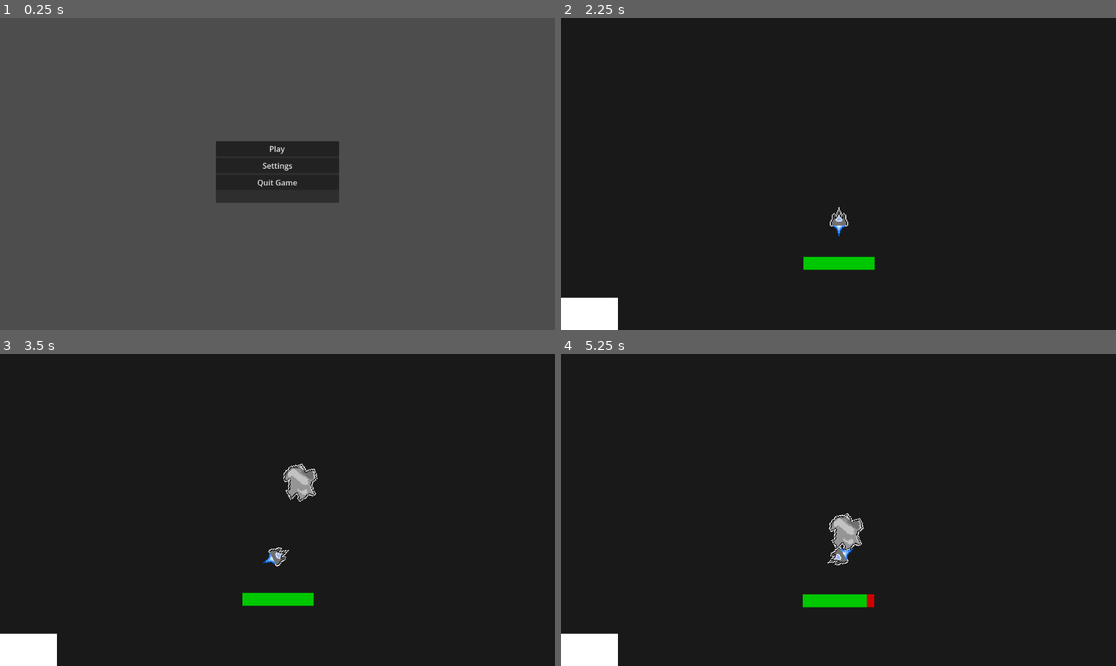
Above: before the commit, frames 1-4 (two rows, left to right).
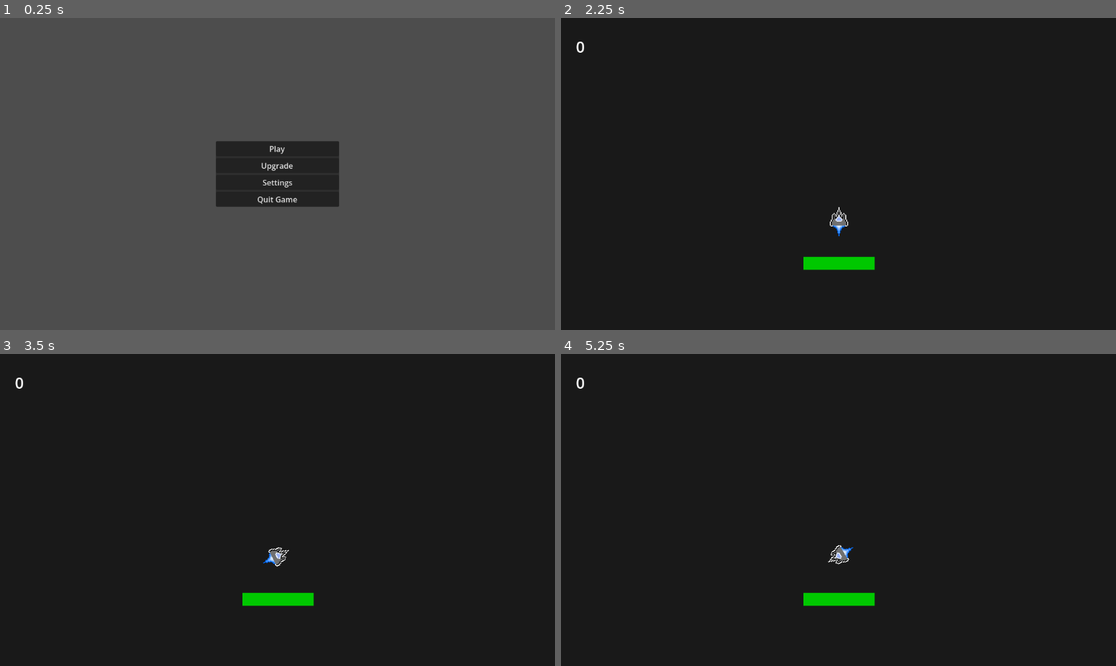
Above: after the commit, the same moments.

Repository: Rng2MAGS/DT--Project-WORTH-MY-ENTIRE-GRADE
Game: Godot game, scene res://scenes/main_menu.tscn
Same seed, same stepped clock (60 frames per second), same inputs: the game is played once before the commit and once after it.
Inputs (mouse positions are in pixels of both pictures, inside the frame that each line leads up to):
- Up to frame 1 (0.25 s): no input
- Up to frame 2 (2.25 s): click (838, 164) at 0.5 s, where only the run after the commit has a clickable "Upgrade"; click (605, 71) at 1.25 s, where only the run before the commit has a clickable "Back to menu"; click "Play" at 2 s
- Up to frame 3 (3.5 s): move the mouse to (399, 494) at 2.77 s
- Up to frame 4 (5.25 s): move the mouse to (727, 525) at 3.52 s; move the mouse to (894, 441) at 4.27 s; move the mouse to (810, 572) at 5.02 s

The runs differ from the first frame. In frame 1, 0.5% of the frame differs, in the area x 38-62%, y 46-61%; in frame 2, 1.1%; in frame 3, 1.6%; in frame 4, 2.0%, in the area x 0-57%, y 7-100%.
Error before the commit: Invalid call. Nonexistent function 'died' in base 'PackedScene'. (res://scripts/background.gd:13)

Commit message:
16
adding scoring

Diff:
--- a/project-worth--my-whole-grade/project.godot
+++ b/project-worth--my-whole-grade/project.godot
@@ -14,6 +14,10 @@
 run/main_scene="uid://dccxr5x6m4gr5"
 config/features=PackedStringArray("4.6", "Forward Plus")
 config/icon="res://icon.svg"
+
+[autoload]
+
+global="*uid://5i6vtjk4l5w2"
 
 [global_group]
 
--- a/project-worth--my-whole-grade/scenes/background.tscn
+++ b/project-worth--my-whole-grade/scenes/background.tscn
@@ -35,7 +35,7 @@
 [node name="StaticBody2D" type="StaticBody2D" parent="." unique_id=1488988286]
 
 [node name="CollisionShape2D" type="CollisionShape2D" parent="StaticBody2D" unique_id=1442427637]
-position = Vector2(-553, 330)
+position = Vector2(-456, 330)
 shape = SubResource("RectangleShape2D_oabld")
 
 [node name="CollisionShape2D3" type="CollisionShape2D" parent="StaticBody2D" unique_id=997709513]
@@ -50,14 +50,6 @@
 position = Vector2(546, 936)
 shape = SubResource("RectangleShape2D_bkp1e")
 
-[node name="ColorRect2" type="ColorRect" parent="." unique_id=1814719394]
-offset_top = 581.0
-offset_right = 118.0
-offset_bottom = 648.0
-
-[node name="CharacterBody2D2" parent="." unique_id=1234631901 instance=ExtResource("2_y0upk")]
-position = Vector2(746, -139)
-
 [node name="CanvasLayer" type="CanvasLayer" parent="." unique_id=1155463290]
 
 [node name="Timer" type="Timer" parent="." unique_id=22291314]
@@ -65,7 +57,7 @@
 autostart = true
 
 [node name="Path2D" type="Path2D" parent="." unique_id=1329140860]
-position = Vector2(-37.81672, -26.877459)
+position = Vector2(43, -21)
 scale = Vector2(1.0382586, 0.8657588)
 curve = SubResource("Curve2D_jougr")
 
@@ -119,4 +111,5 @@
 
 [connection signal="timeout" from="Timer" to="." method="_spawn_asteroid"]
 [connection signal="pressed" from="Control/PanelContainer/VBoxContainer/Button" to="Control" method="_on_button_pressed"]
+[connection signal="pressed" from="Control/PanelContainer/VBoxContainer/Button2" to="Control" method="_quit_to_menu"]
 [connection signal="timeout" from="Control/Timer" to="Control" method="_pause_cooldown"]
--- a/project-worth--my-whole-grade/scenes/main_menu.tscn
+++ b/project-worth--my-whole-grade/scenes/main_menu.tscn
@@ -26,6 +26,10 @@
 text = "Play"
 icon_alignment = 1
 
+[node name="Upgrade" type="Button" parent="PanelContainer/VBoxContainer" unique_id=1375310076]
+layout_mode = 2
+text = "Upgrade"
+
 [node name="Settings" type="Button" parent="PanelContainer/VBoxContainer" unique_id=356437428]
 layout_mode = 2
 text = "Settings"
@@ -37,5 +41,6 @@
 icon_alignment = 1
 
 [connection signal="pressed" from="PanelContainer/VBoxContainer/Start" to="." method="_play"]
+[connection signal="pressed" from="PanelContainer/VBoxContainer/Upgrade" to="." method="_upgrade"]
 [connection signal="pressed" from="PanelContainer/VBoxContainer/Settings" to="." method="_settings"]
 [connection signal="pressed" from="PanelContainer/VBoxContainer/Quit" to="." method="_quit_game"]
--- a/project-worth--my-whole-grade/scenes/ship.tscn
+++ b/project-worth--my-whole-grade/scenes/ship.tscn
@@ -2,16 +2,17 @@
 
 [ext_resource type="Script" uid="uid://bpj2r6u7o2d4d" path="res://scripts/ship.gd" id="1_q631a"]
 [ext_resource type="PackedScene" uid="uid://dtsvyufeqn2qv" path="res://scenes/bullet.tscn" id="2_2gnfn"]
-[ext_resource type="Texture2D" uid="uid://be5m80oqwmwgd" path="res://visuals/basic ship.png" id="3_4tobq"]
+[ext_resource type="Texture2D" uid="uid://be5m80oqwmwgd" path="res://visuals/ship/basic ship.png" id="3_4tobq"]
+[ext_resource type="Texture2D" uid="uid://cay6elrwc7u7f" path="res://visuals/ship/max_upgraded_ship.png" id="3_tfsc7"]
+
+[sub_resource type="RectangleShape2D" id="RectangleShape2D_q631a"]
+size = Vector2(40, 40)
 
 [sub_resource type="StyleBoxFlat" id="StyleBoxFlat_2gnfn"]
 bg_color = Color(0.8163972, 1.5883148e-06, 1.347661e-06, 1)
 
 [sub_resource type="StyleBoxFlat" id="StyleBoxFlat_4tobq"]
 bg_color = Color(0, 0.7826358, 0, 1)
-
-[sub_resource type="RectangleShape2D" id="RectangleShape2D_q631a"]
-size = Vector2(40, 40)
 
 [node name="CharacterBody2D" type="CharacterBody2D" unique_id=1860692798 node_paths=PackedStringArray("pivot", "bullet_spawn", "bullet_timer", "player_health") groups=["Ship"]]
 motion_mode = 1
@@ -22,10 +23,20 @@
 bullet_timer = NodePath("Timer")
 player_health = NodePath("ProgressBar")
 
+[node name="CollisionShape2D" type="CollisionShape2D" parent="." unique_id=1937133221]
+shape = SubResource("RectangleShape2D_q631a")
+
 [node name="Node2D" type="Node2D" parent="." unique_id=975228800]
 
 [node name="Marker2D" type="Marker2D" parent="Node2D" unique_id=543650113]
 position = Vector2(25, 0)
+
+[node name="MaxUpgradedShip" type="Sprite2D" parent="Node2D" unique_id=753339765]
+visible = false
+position = Vector2(-4, 0)
+rotation = 1.5707964
+scale = Vector2(2, 2)
+texture = ExtResource("3_tfsc7")
 
 [node name="BasicShip" type="Sprite2D" parent="Node2D" unique_id=1185972204]
 position = Vector2(-4, 0)
@@ -48,7 +59,4 @@
 value = 10.0
 show_percentage = false
 
-[node name="CollisionShape2D" type="CollisionShape2D" parent="." unique_id=1937133221]
-shape = SubResource("RectangleShape2D_q631a")
-
 [connection signal="timeout" from="Timer" to="." method="_bullet_timer"]
--- a/project-worth--my-whole-grade/scripts/asteroid.gd
+++ b/project-worth--my-whole-grade/scripts/asteroid.gd
@@ -4,7 +4,6 @@
 @export var asteroid: CharacterBody2D
 @export var asteroid_scene: PackedScene
 @export var pivot: Node2D
-@export var score: int = 0
 
 signal integer_changed(new_value: int)
 const dead = 0
@@ -35,7 +34,7 @@
 		queue_free()
 
 func died() -> void:
-	score += kill_value
+	global.score += kill_value
 
 func _player_dmg(ship: CharacterBody2D) -> void:
 	ship.take_damage()
--- a/project-worth--my-whole-grade/scripts/background.gd
+++ b/project-worth--my-whole-grade/scripts/background.gd
@@ -5,14 +5,14 @@
 @export var spawn_point: PathFollow2D
 @export var asteroid_scene: PackedScene
 @export var score_display: Label
-var score:int = 0
 var kill_value:int = 10
 
 
+func _ready() -> void:
+	pass
+
 func _process(_delta: float) -> void:
-	if asteroid_scene.died():
-		score += kill_value
-		score_display.text =  str(score)
+	score_display.text = str(global.score)
 
 
 
--- /dev/null
+++ b/project-worth--my-whole-grade/scripts/global.gd
@@ -0,0 +1,13 @@
+extends Node
+
+var score: int = 0
+var money: int = 0
+
+# Called when the node enters the scene tree for the first time.
+func _ready() -> void:
+	pass # Replace with function body.
+
+
+# Called every frame. 'delta' is the elapsed time since the previous frame.
+func _process(delta: float) -> void:
+	pass
--- a/project-worth--my-whole-grade/scripts/menu_screen.gd
+++ b/project-worth--my-whole-grade/scripts/menu_screen.gd
@@ -3,6 +3,10 @@
 
 func _play() -> void:
 		get_tree().call_deferred("change_scene_to_file", "res://scenes/background.tscn")
+
+
+func _upgrade() -> void:
+	pass # Replace with function body.
 
 
 
--- a/project-worth--my-whole-grade/scripts/pause_menu.gd
+++ b/project-worth--my-whole-grade/scripts/pause_menu.gd
@@ -29,3 +29,8 @@
 
 func _pause_cooldown() -> void:
 	can_pause = true
+
+
+func _quit_to_menu() -> void:
+	Engine.time_scale = 1
+	get_tree().call_deferred("change_scene_to_file", "res://scenes/main_menu.tscn")
--- /dev/null
+++ b/project-worth--my-whole-grade/upgrade_menu.tscn
@@ -0,0 +1,50 @@
+[gd_scene format=3 uid="uid://cse2orcwl2gds"]
+
+[node name="Control" type="Control" unique_id=1605440995]
+layout_mode = 3
+anchors_preset = 0
+offset_right = 1152.0
+offset_bottom = 648.0
+
+[node name="PanelContainer" type="PanelContainer" parent="." unique_id=750347073]
+layout_mode = 1
+anchors_preset = 8
+anchor_left = 0.5
+anchor_top = 0.5
+anchor_right = 0.5
+anchor_bottom = 0.5
+offset_left = -384.0
+offset_top = -132.0
+offset_right = -128.0
+offset_bottom = 124.0
+grow_horizontal = 2
+grow_vertical = 2
+
+[node name="VBoxContainer" type="VBoxContainer" parent="PanelContainer" unique_id=1239543791]
+layout_mode = 2
+
+[node name="Speed" type="Button" parent="PanelContainer/VBoxContainer" unique_id=1952800624]
+layout_mode = 2
+size_flags_vertical = 3
+text = "Speed"
+
+[node name="Health" type="Button" parent="PanelContainer/VBoxContainer" unique_id=1668341655]
+layout_mode = 2
+size_flags_vertical = 3
+text = "Health"
+
+[node name="Damage" type="Button" parent="PanelContainer/VBoxContainer" unique_id=34796414]
+layout_mode = 2
+size_flags_vertical = 3
+text = "Damage"
+
+[node name="Fire rate" type="Button" parent="PanelContainer/VBoxContainer" unique_id=172124194]
+layout_mode = 2
+size_flags_vertical = 3
+text = "Fire Rate"
+
+[node name="Back to menu" type="Button" parent="PanelContainer/VBoxContainer" unique_id=989229411]
+layout_mode = 2
+size_flags_vertical = 3
+text = "Back to menu
+"
Not shown, added: project-worth--my-whole-grade/scripts/global.gd.uid
Renamed: project-worth--my-whole-grade/visuals/basic ship.png -> project-worth--my-whole-grade/visuals/ship/basic ship.png
Not shown, changed: project-worth--my-whole-grade/visuals/ship/basic ship.png.import
Renamed: project-worth--my-whole-grade/visuals/max_upgraded_ship.png -> project-worth--my-whole-grade/visuals/ship/max_upgraded_ship.png
Not shown, changed: project-worth--my-whole-grade/visuals/ship/max_upgraded_ship.png.import
